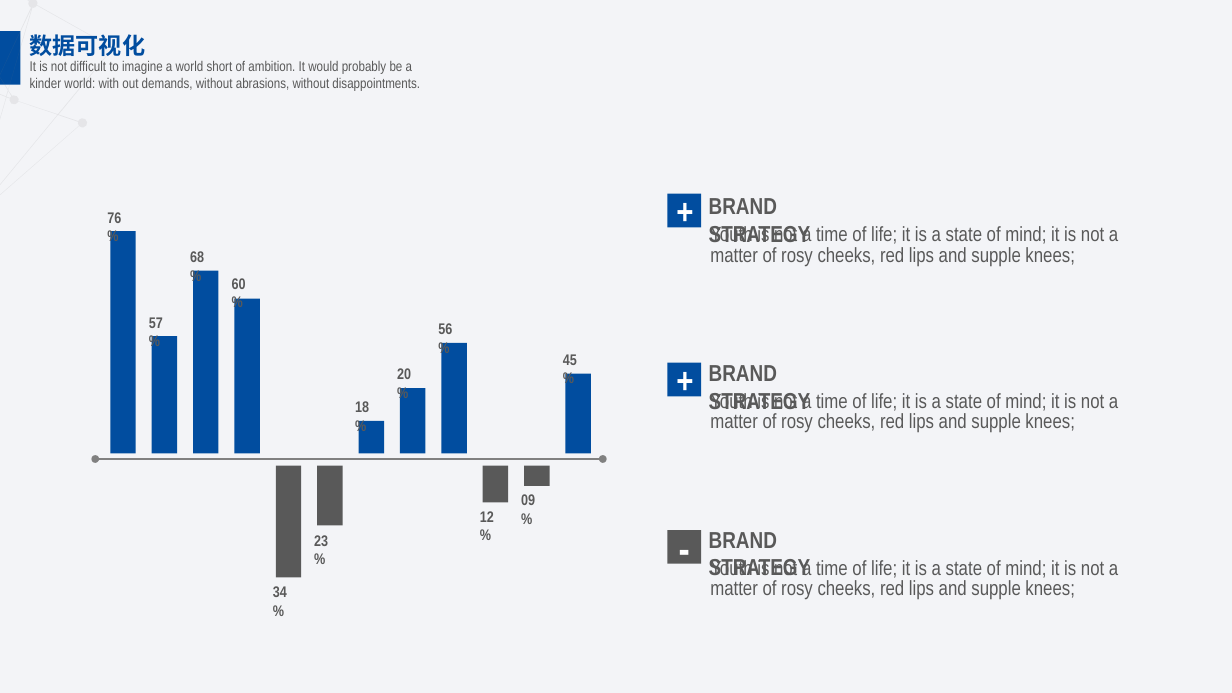
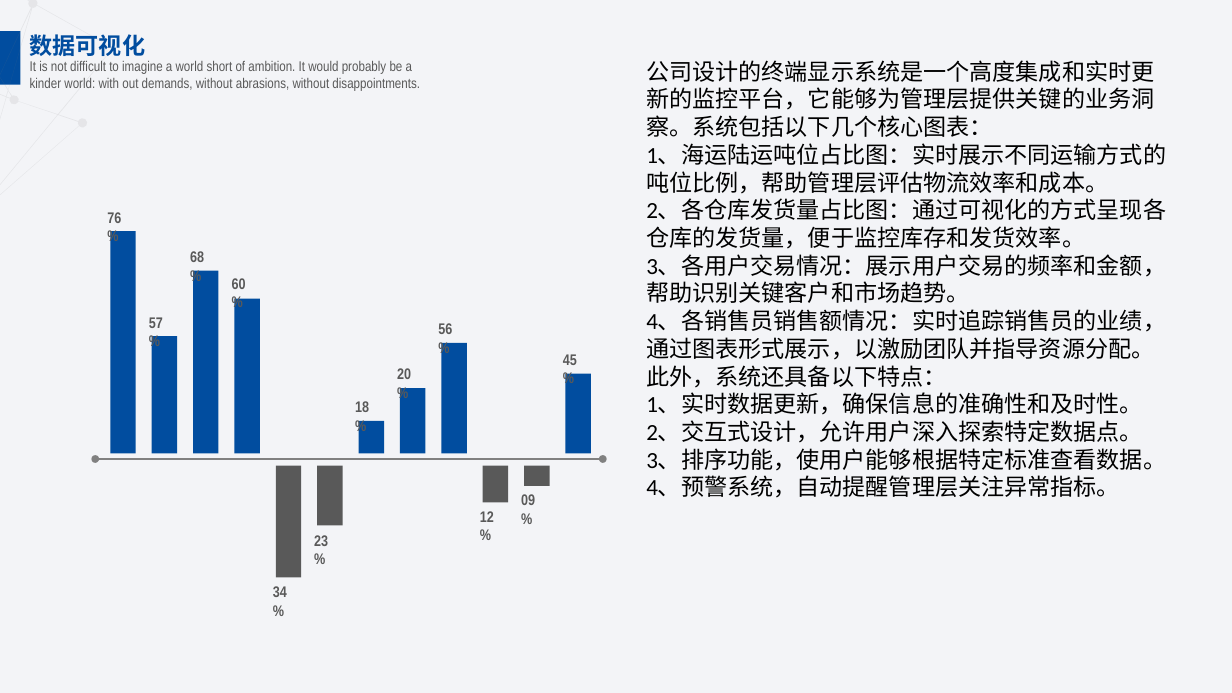
Before and after one commit to mikumiku-music39/shixun2, a slide deck: slide 15 of 实训项目计划书.pptx (slide 18 before the commit). Drawn at 1232x693 pixels with LibreOffice and Linux fonts; fonts in the diff are those of the drawing. Boxes give left, top, right and bottom in pixels: in the first picture for what was removed or moved away, otherwise in the second. Text is boxed around its words. In the diff, an @@ line names an element or a change of style, - is before the commit and + after.

```diff
--- a/实训项目计划书.pptx
+++ b/实训项目计划书.pptx
@@ text added at [646,60,1166,498], 18 pt, text #000000 @@
+公司设计的终端显示系统是一个高度集成和实时更新的监控平台，它能够为管理层提供关键的业务洞察。系统包括以下几个核心图表：
+1、海运陆运吨位占比图：实时展示不同运输方式的吨位比例，帮助管理层评估物流效率和成本。
+2、各仓库发货量占比图：通过可视化的方式呈现各仓库的发货量，便于监控库存和发货效率。
+3、各用户交易情况：展示用户交易的频率和金额，帮助识别关键客户和市场趋势。
+4、各销售员销售额情况：实时追踪销售员的业绩，通过图表形式展示，以激励团队并指导资源分配。
+此外，系统还具备以下特点：
+1、实时数据更新，确保信息的准确性和及时性。
+2、交互式设计，允许用户深入探索特定数据点。
+3、排序功能，使用户能够根据特定标准查看数据。
+4、预警系统，自动提醒管理层关注异常指标。
@@ rectangle removed at [667,194,701,228] @@
-+
@@ text removed at [709,198,811,242] @@
-BRAND STRATEGY
@@ text removed at [710,225,1118,266] @@
-Youth is not a time of life; it is a state of mind; it is not a matter of rosy cheeks, red lips and supple knees;
@@ rectangle removed at [667,363,701,397] @@
-+
@@ text removed at [709,365,811,414] @@
-BRAND STRATEGY
@@ text removed at [710,391,1118,432] @@
-Youth is not a time of life; it is a state of mind; it is not a matter of rosy cheeks, red lips and supple knees;
@@ rectangle removed at [667,531,701,565] @@
--
@@ text removed at [709,532,811,581] @@
-BRAND STRATEGY
@@ text removed at [710,558,1118,599] @@
-Youth is not a time of life; it is a state of mind; it is not a matter of rosy cheeks, red lips and supple knees;
```
Also in this commit, not shown: 9 other slides changed, 5 slides added, 9 slides removed.
